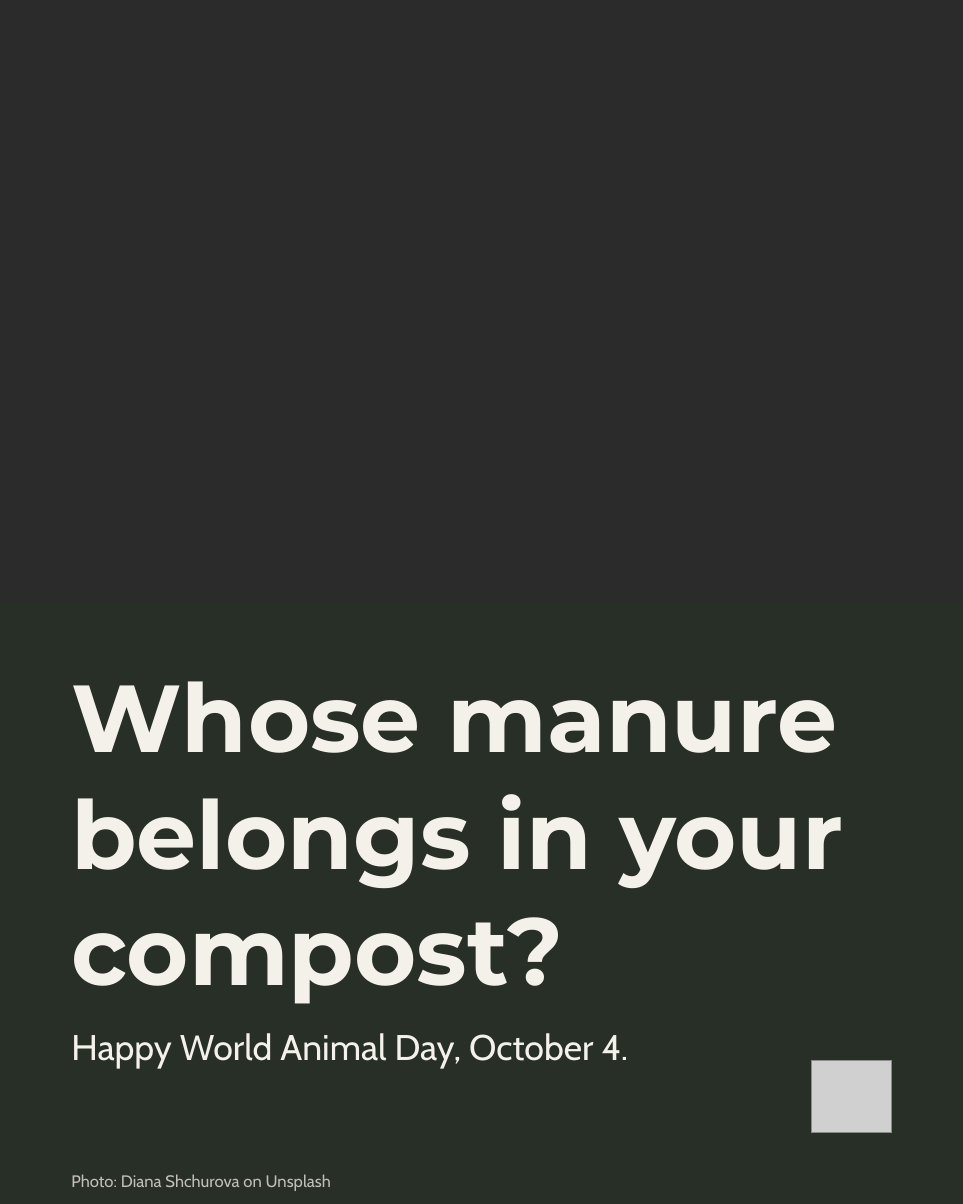
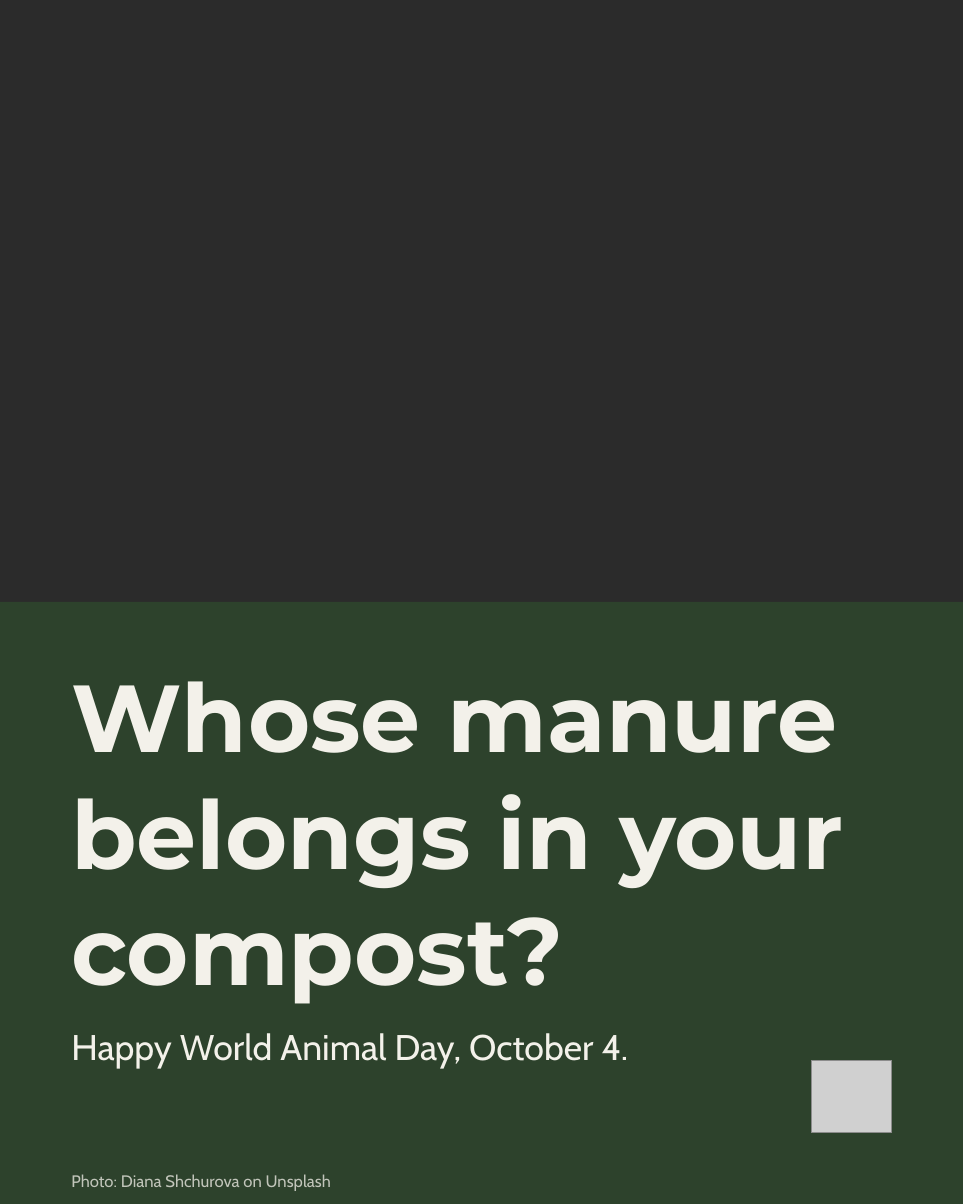
Before and after one commit to linneamoritznyc/SFW-SocialMedia, a slide deck: slide 1 of templates/posts/october/04-10-2026-sun-ig-world-animal-day-v2.pptx. Drawn at 963x1204 pixels with LibreOffice and Linux fonts; fonts in the diff are those of the drawing; grey boxes stand for pictures; background and template pictures are left out; a plain dark background stands for a picture behind light text. Boxes give left, top, right and bottom in pixels: in the first picture for what was removed or moved away, otherwise in the second. Text is boxed around its words. In the diff, an @@ line names an element or a change of style, - is before the commit and + after.

```diff
--- a/templates/posts/october/04-10-2026-sun-ig-world-animal-day-v2.pptx
+++ b/templates/posts/october/04-10-2026-sun-ig-world-animal-day-v2.pptx
@@ rectangle at [0,602,963,1204]: fill #22371F at 40% opacity to #31662F at 40% opacity @@
@@ text "Whose manure belongs in your ..." at [71,681,843,1004]: text colour #F4F1EA to #F3F1EA @@
@@ text "Happy World Animal Day, October ..." at [71,1033,629,1069]: text colour #F4F1EA to #F3F1EA @@
@@ text "Photo: Diana Shchurova on Unsplash" at [71,1174,331,1191]: text colour #F4F1EA at 75% opacity to #F3F1EA at 75% opacity @@
```
Also in this commit, not shown: 9 other slides changed, 27 other files.
